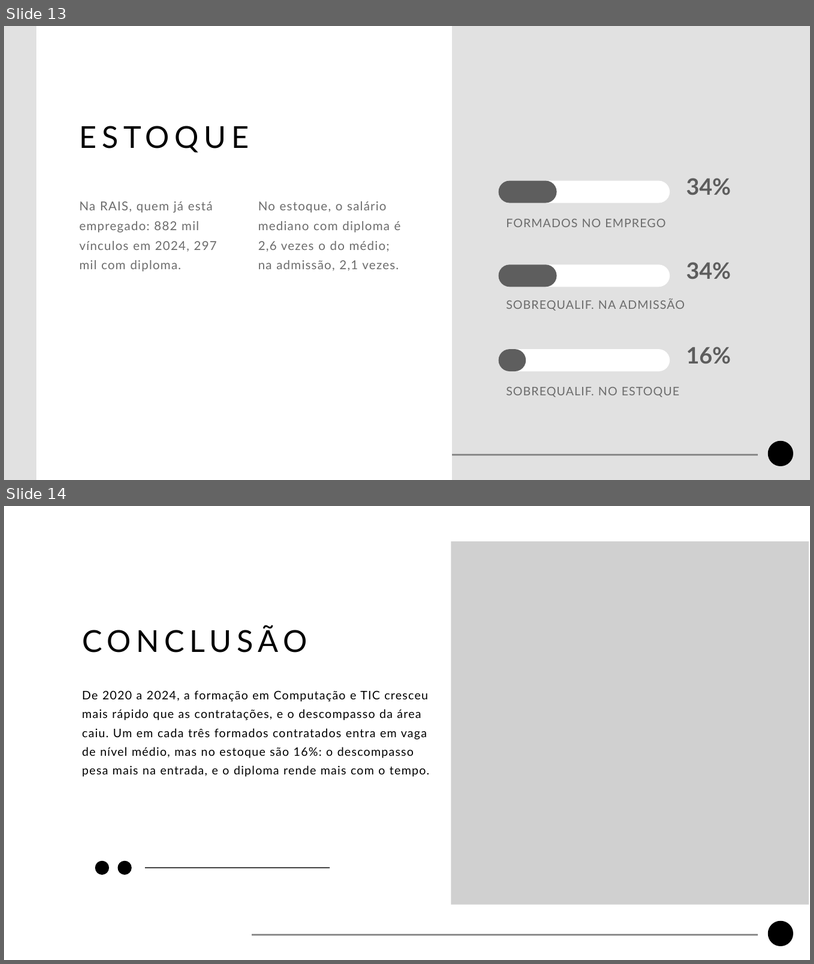
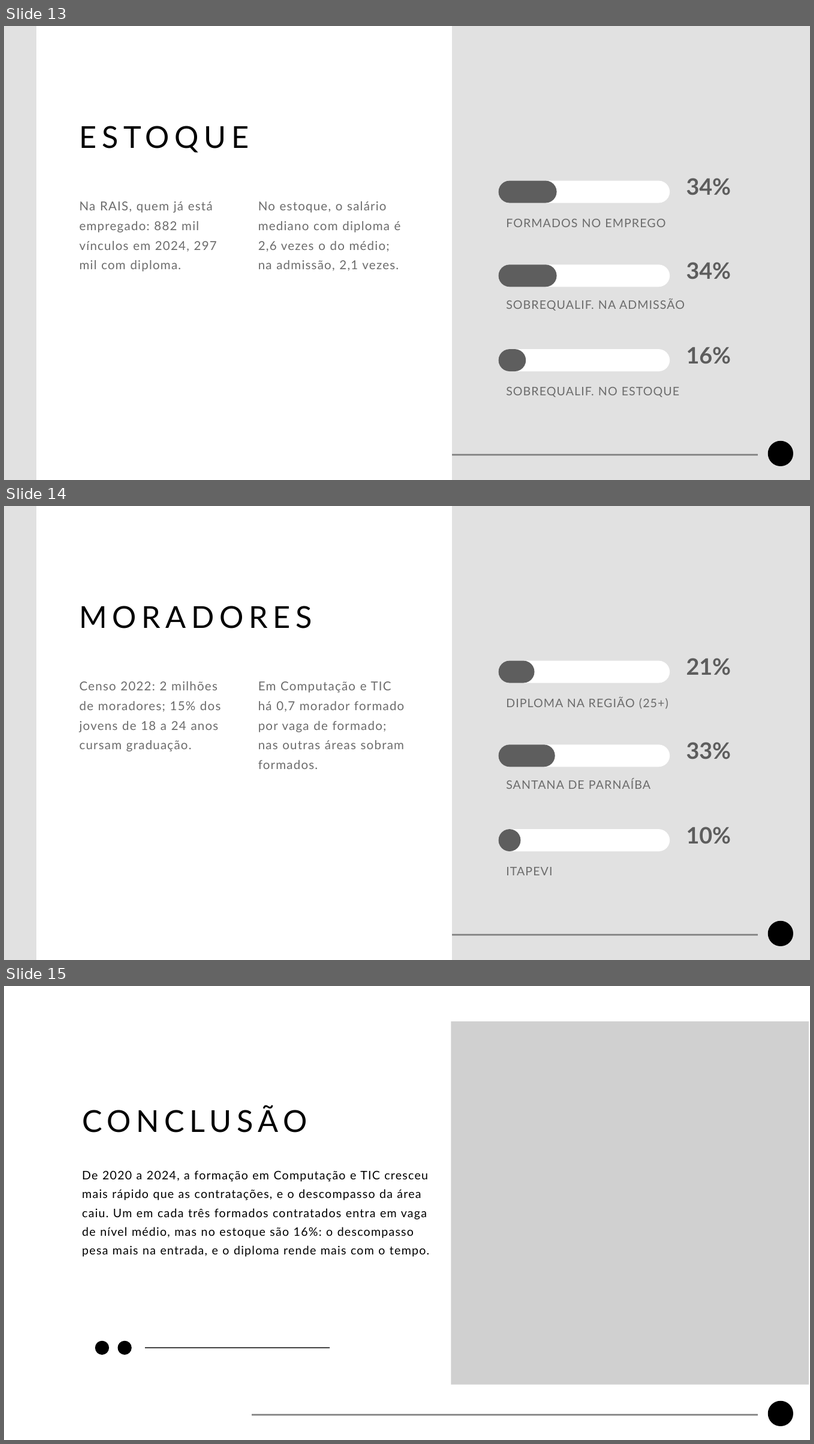
Before and after one commit to guilherme-ndo/projetointegrador-ii, a slide deck: docs/apresentacao_pi2.pptx. Shown one above the other, each under a label of ours: slides 13 and 14 before the commit, slides 13, 14 and 15 after it. The pictures are 814x964 and 814x1444 pixels, drawn with LibreOffice and Linux fonts; fonts in the diff are those of the drawing; grey boxes stand for pictures; background and template pictures are left out. Boxes give left, top, right and bottom in pixels: in the first picture for what was removed or moved away, otherwise in the second. Text is boxed around its words. In the diff, an @@ line names an element or a change of style, - is before the commit and + after.

```diff
--- a/docs/apresentacao_pi2.pptx
+++ b/docs/apresentacao_pi2.pptx
@@ slide 14 added at bbox=[4, 506, 810, 960], background #E1E1E1; not listed: 2 template elements that a slide beside it also shows @@
@@ freeform shape added at bbox=[36, 506, 452, 960], fill #FFFFFF @@
@@ text added at bbox=[80, 606, 312, 628], 54 pt, text #000000 @@
+MORADORES
@@ rounded rectangle added at bbox=[499, 660, 670, 682], fill #FFFFFF @@
@@ rounded rectangle added at bbox=[499, 660, 534, 682], fill #5E5E5E @@
@@ text added at bbox=[687, 658, 732, 675], 40.4 pt, text #5D5D5D, bold @@
+21%
@@ text added at bbox=[80, 681, 221, 751], 22 pt, text #6C6C6C @@
+Censo 2022: 2 milhões de moradores; 15% dos jovens de 18 a 24 anos cursam graduação.
@@ text added at bbox=[258, 681, 404, 769], 22 pt, text #6C6C6C @@
+Em Computação e TIC há 0,7 morador formado por vaga de formado; nas outras áreas sobram formados.
@@ text added at bbox=[506, 697, 669, 709], 21 pt, text #6C6C6C @@
+DIPLOMA NA REGIÃO (25+)
@@ rounded rectangle added at bbox=[499, 744, 670, 766], fill #FFFFFF @@
@@ rounded rectangle added at bbox=[499, 744, 555, 766], fill #5E5E5E @@
@@ text added at bbox=[687, 742, 732, 759], 40.4 pt, text #5D5D5D, bold @@
+33%
@@ text added at bbox=[506, 778, 651, 789], 21 pt, text #6C6C6C @@
+SANTANA DE PARNAÍBA
@@ rounded rectangle added at bbox=[499, 829, 670, 851], fill #FFFFFF @@
@@ rounded rectangle added at bbox=[499, 829, 521, 851], fill #5E5E5E @@
@@ text added at bbox=[687, 826, 732, 844], 40.4 pt, text #5D5D5D, bold @@
+10%
@@ text added at bbox=[506, 867, 552, 875], 21 pt, text #6C6C6C @@
+ITAPEVI
@@ what was slide 14 is now slide 15 @@
```
Also in this commit, not shown: 2 slides changed, 38 other files.
